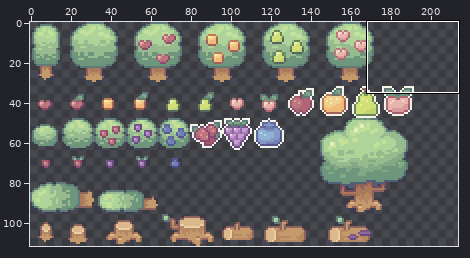
A sprite sheet gets an edit: sprites/objects/Trees, stumps and bushes.png. The picture above shows the old version from afar; the outline marks the close-up.
Close-up. Before:
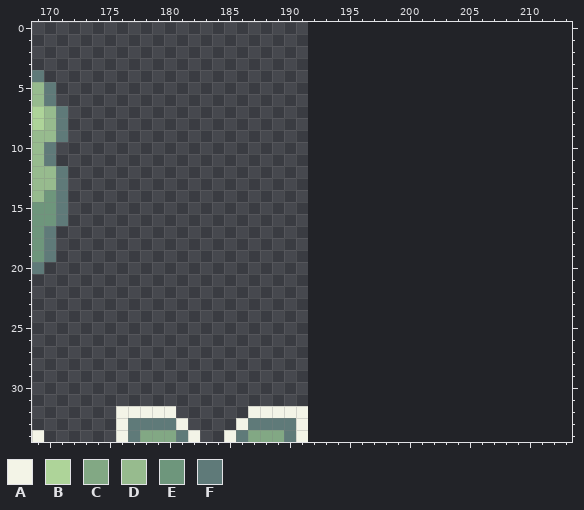
The file is 192x112 pixels. Shown: x 169..213, y 0..34. The old version is drawn lined up with the new one, on the new canvas. The wide view leaves out empty margins.
Palette (. is transparent): A #f3f4e7  B #aed499  C #82a884  D #97bb8e  E #6e967c  F #5f7a79
Pixels before, first column x 169:
 4 F......................
 5 DF.....................
 6 DF.....................
 7 BDF....................
 8 BDF....................
 9 DDF....................
10 DF.....................
11 DF.....................
12 DDF....................
13 DDF....................
14 DEF....................
15 EEF....................
16 EEF....................
17 EF.....................
18 EF.....................
19 EF.....................
20 F......................
21 .......................
22 .......................
23 .......................
24 .......................
25 .......................
26 .......................
27 .......................
28 .......................
29 .......................
30 .......................
31 .......................
32 .......AAAAA......AAAAA
33 .......AFFFFA....AFFFFA
34 A......AFCCCFA..AFCCCFA
The same view after the edit:
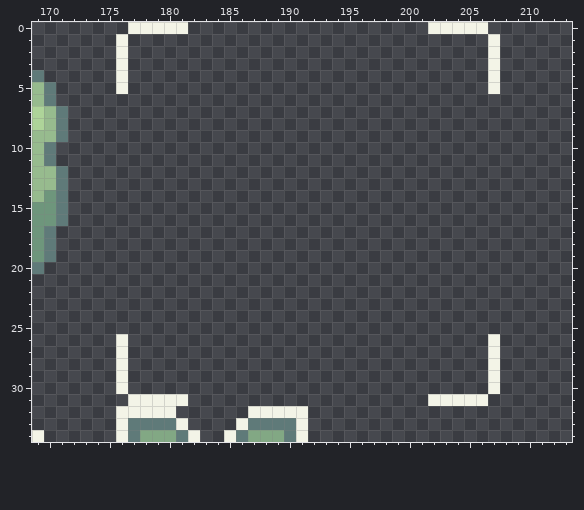
Changes in this commit:
canvas 192x112 -> 243x112
y 0: x 177..181 ..... -> AAAAA; x 202..206 ..... -> AAAAA
y 1..5: x 176 . -> A; x 207 . -> A
y 26..30: x 176 . -> A; x 207 . -> A
y 31: x 177..181 ..... -> AAAAA; x 202..206 ..... -> AAAAA
